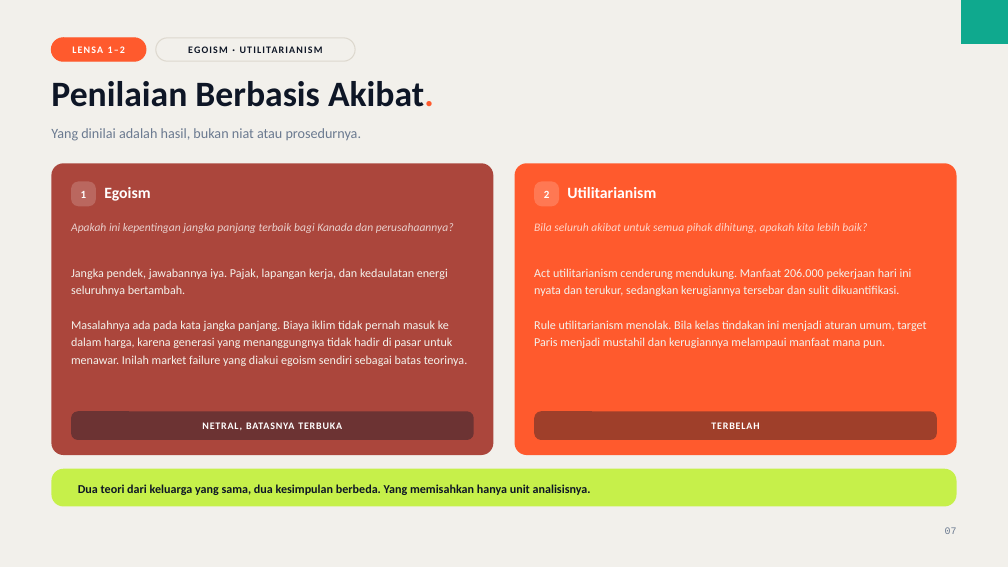
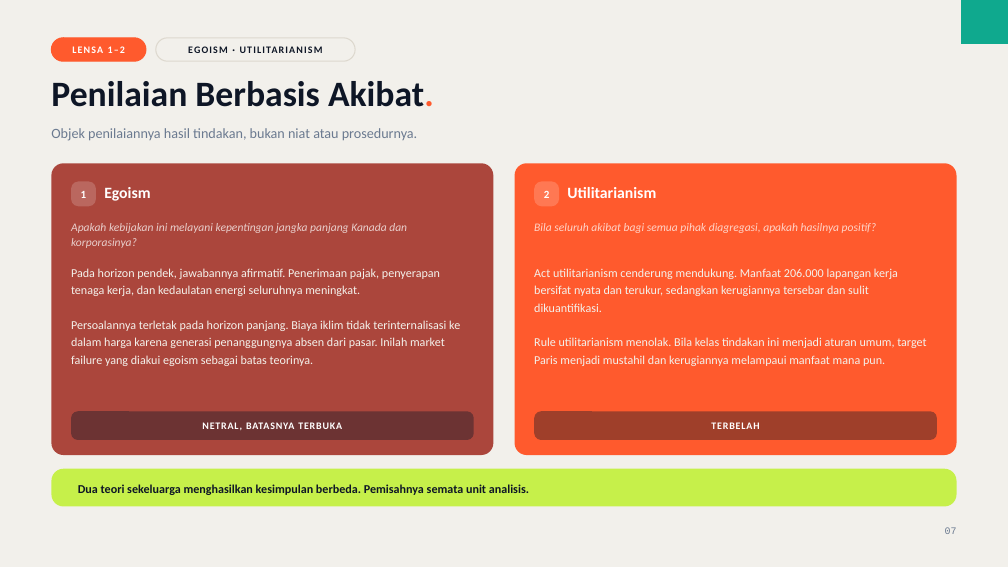
Before and after one commit to aslihabnuri/Dom-Manipulation, a slide deck: slide 7 of business-ethics/chapter-3/decks/Deck-2-Analisis-Kasus-Oil-Sands.pptx. Drawn at 1008x567 pixels with LibreOffice and Linux fonts; fonts in the diff are those of the drawing. Boxes give left, top, right and bottom in pixels: in the first picture for what was removed or moved away, otherwise in the second. Text is boxed around its words. In the diff, an @@ line names an element or a change of style, - is before the commit and + after.

```diff
--- a/business-ethics/chapter-3/decks/Deck-2-Analisis-Kasus-Oil-Sands.pptx
+++ b/business-ethics/chapter-3/decks/Deck-2-Analisis-Kasus-Oil-Sands.pptx
@@ text at box(51, 128, 417, 141): text changed @@
-Yang dinilai adalah hasil, bukan niat atau prosedurnya.
+Objek penilaiannya hasil tindakan, bukan niat atau prosedurnya.
@@ text at box(71, 223, 407, 248): text changed @@
-Apakah ini kepentingan jangka panjang terbaik bagi Kanada dan perusahaannya?
+Apakah kebijakan ini melayani kepentingan jangka panjang Kanada dan korporasinya?
@@ text at box(534, 223, 876, 233): text changed @@
-Bila seluruh akibat untuk semua pihak dihitung, apakah kita lebih baik?
+Bila seluruh akibat bagi semua pihak diagregasi, apakah hasilnya positif?
@@ text at box(71, 268, 460, 366): text changed @@
-Jangka pendek, jawabannya iya. Pajak, lapangan kerja, dan kedaulatan energi seluruhnya bertambah.
-Masalahnya ada pada kata jangka panjang. Biaya iklim tidak pernah masuk ke dalam harga, karena generasi yang menanggungnya tidak hadir di pasar untuk menawar. Inilah market failure yang diakui egoism sendiri sebagai batas teorinya.
+Pada horizon pendek, jawabannya afirmatif. Penerimaan pajak, penyerapan tenaga kerja, dan kedaulatan energi seluruhnya meningkat.
+Persoalannya terletak pada horizon panjang. Biaya iklim tidak terinternalisasi ke dalam harga karena generasi penanggungnya absen dari pasar. Inilah market failure yang diakui egoism sebagai batas teorinya.
@@ text at box(534, 268, 898, 312): text changed @@
-Act utilitarianism cenderung mendukung. Manfaat 206.000 pekerjaan hari ini nyata dan terukur, sedangkan kerugiannya tersebar dan sulit dikuantifikasi.
+Act utilitarianism cenderung mendukung. Manfaat 206.000 lapangan kerja bersifat nyata dan terukur, sedangkan kerugiannya tersebar dan sulit dikuantifikasi.
@@ text at box(78, 484, 529, 495): text changed @@
-Dua teori dari keluarga yang sama, dua kesimpulan berbeda. Yang memisahkan hanya unit analisisnya.
+Dua teori sekeluarga menghasilkan kesimpulan berbeda. Pemisahnya semata unit analisis.
```
Also in this commit, not shown: 13 other slides changed, 5 other files.
